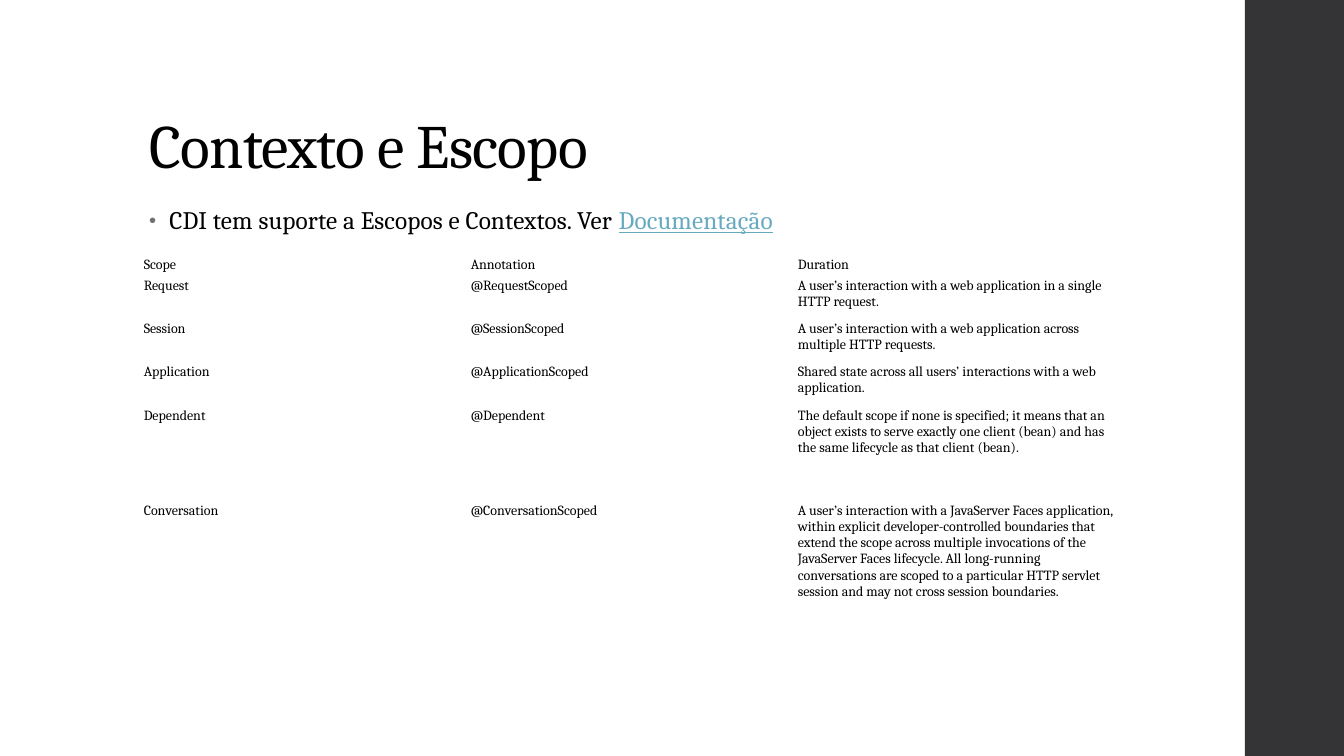
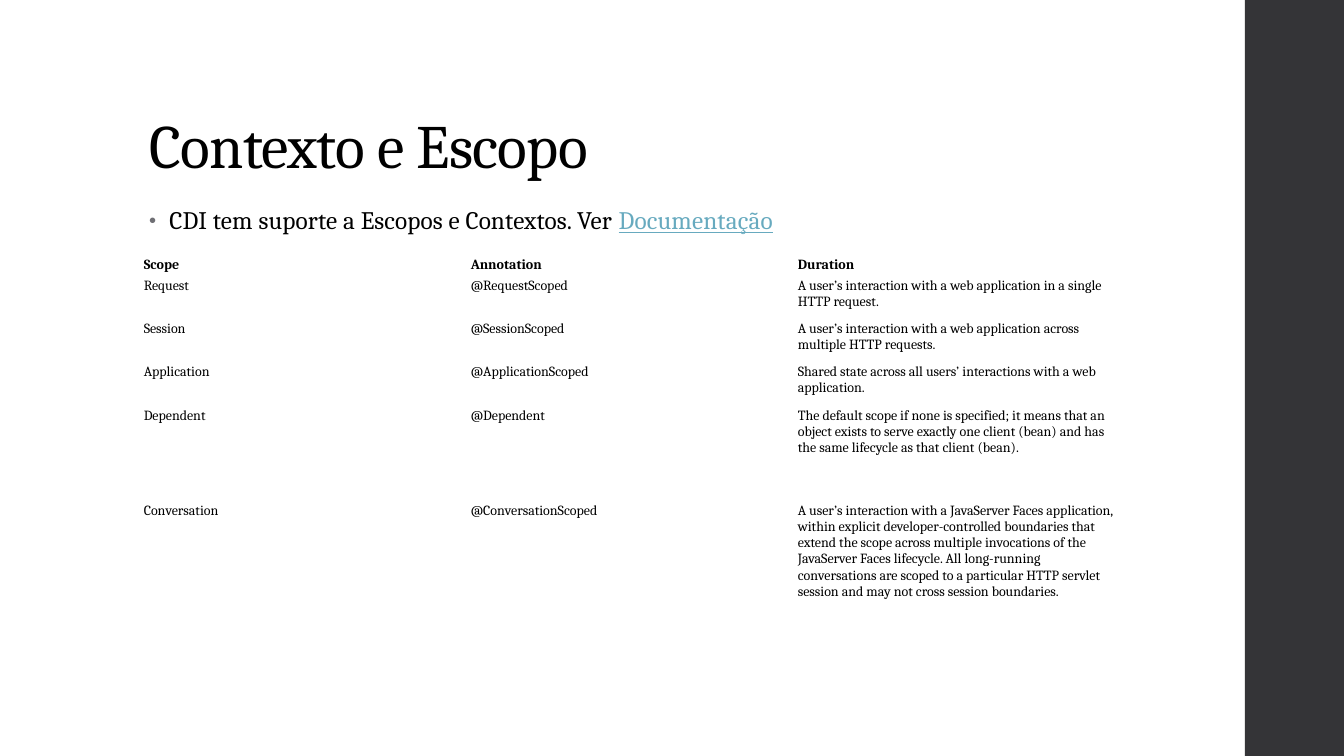
Before and after one commit to vepo/cdi-tutorial, a slide deck: slide 16 of resource/Java CDI.pptx (slide 15 before the commit). Drawn at 1344x756 pixels with LibreOffice and Linux fonts; fonts in the diff are those of the drawing. Boxes give left, top, right and bottom in pixels: in the first picture for what was removed or moved away, otherwise in the second. Text is boxed around its words. In the diff, an @@ line names an element or a change of style, - is before the commit and + after.

Commit message:
Apresentação

```diff
--- a/resource/Java CDI.pptx
+++ b/resource/Java CDI.pptx
@@ table at (x1=139, y1=254, x2=1119, y2=701) @@
@@ bold on in "Scope", "Annotation", "Duration" @@
```
Also in this commit, not shown: 9 slides added.
